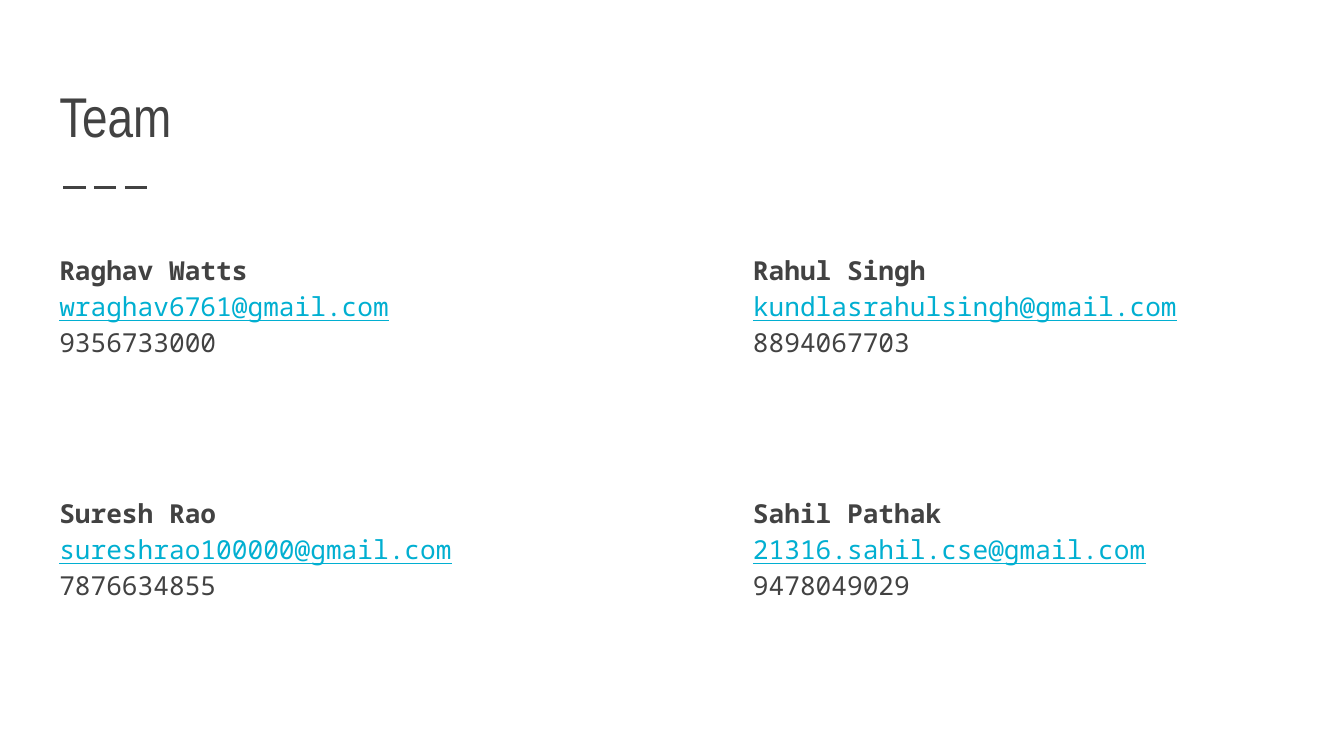
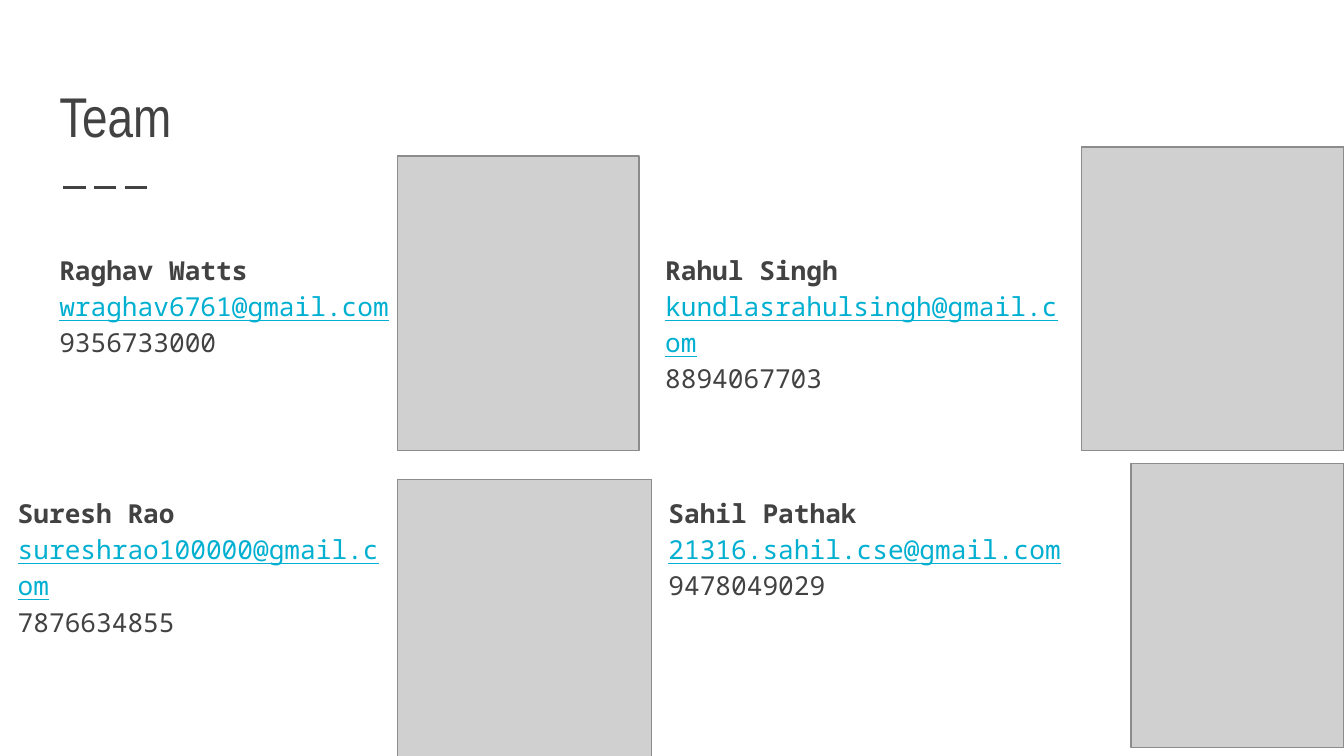
Before and after one commit to Raghav6761/savitar, a slide deck: slide 2 of presentation/Savitar-presentation.pptx. Drawn at 1344x756 pixels with LibreOffice and Linux fonts; fonts in the diff are those of the drawing; grey boxes stand for pictures. Boxes give left, top, right and bottom in pixels: in the first picture for what was removed or moved away, otherwise in the second. Text is boxed around its words. In the diff, an @@ line names an element or a change of style, - is before the commit and + after.

Commit message:
Add files via upload
updated team images

```diff
--- a/presentation/Savitar-presentation.pptx
+++ b/presentation/Savitar-presentation.pptx
@@ picture added at (1082,146,1344,450) @@
@@ picture added at (398,156,640,450) @@
@@ text "Rahul Singh" rewrapped from (753,259,1177,353) to (665,259,1057,389) @@
@@ picture added at (1132,464,1344,747) @@
@@ text "Suresh Rao" rewrapped from (59,503,451,596) to (18,503,379,633) @@
@@ picture added at (398,480,652,756) @@
@@ text "Sahil Pathak": place and size @@
-text "Sahil Pathak" at (753,502,1145,596)
+text "Sahil Pathak" at (668,502,1060,596)
```
